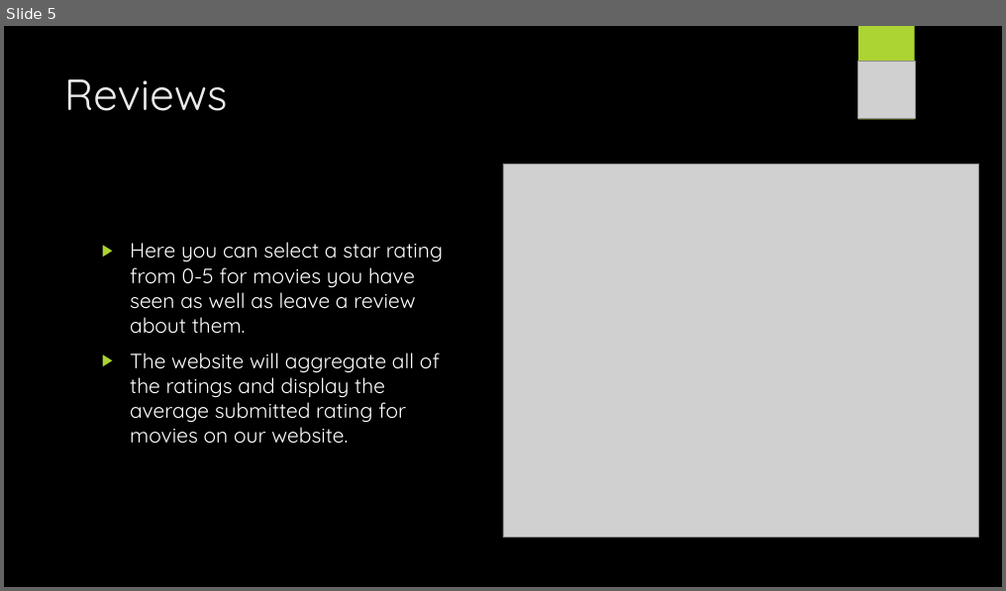
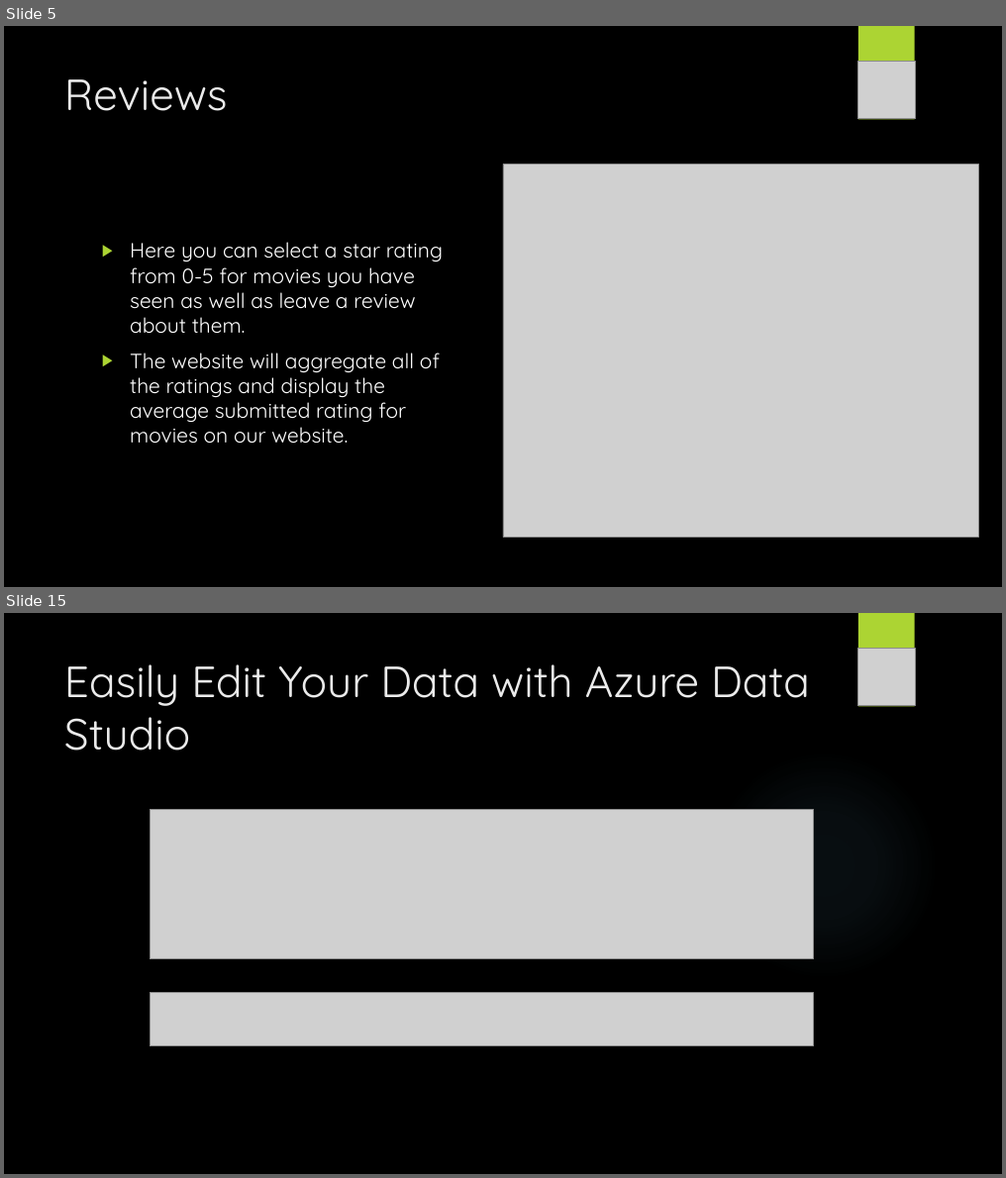
Before and after one commit to vladapple/MoonriseMovies, a slide deck: Files/MoonriseMoviesPresentation.pptx. Shown one above the other, each under a label of ours: slide 5 before the commit, slides 5 and 15 after it; the slides between them are not shown. The pictures are 1006x591 and 1006x1178 pixels, drawn with LibreOffice and Linux fonts; fonts in the diff are those of the drawing; grey boxes stand for pictures; background and template pictures are left out. Boxes give left, top, right and bottom in pixels: in the first picture for what was removed or moved away, otherwise in the second. Text is boxed around its words. In the diff, an @@ line names an element or a change of style, - is before the commit and + after.

```diff
--- a/Files/MoonriseMoviesPresentation.pptx
+++ b/Files/MoonriseMoviesPresentation.pptx
@@ slide 15 added at <box>4,613,1002,1174</box>, background picture (left out); not listed: 2 template elements that a slide beside it also shows @@
@@ title added at <box>64,664,810,751</box>, 42 pt, text #EBEBEB @@
+Easily Edit Your Data with Azure Data Studio
@@ picture added at <box>857,649,915,706</box> @@
@@ picture added at <box>150,809,813,959</box> @@
@@ picture added at <box>150,992,813,1047</box> @@
```
Also in this commit, not shown: 5 slides changed, 7 other slides added, 8 slides removed.
